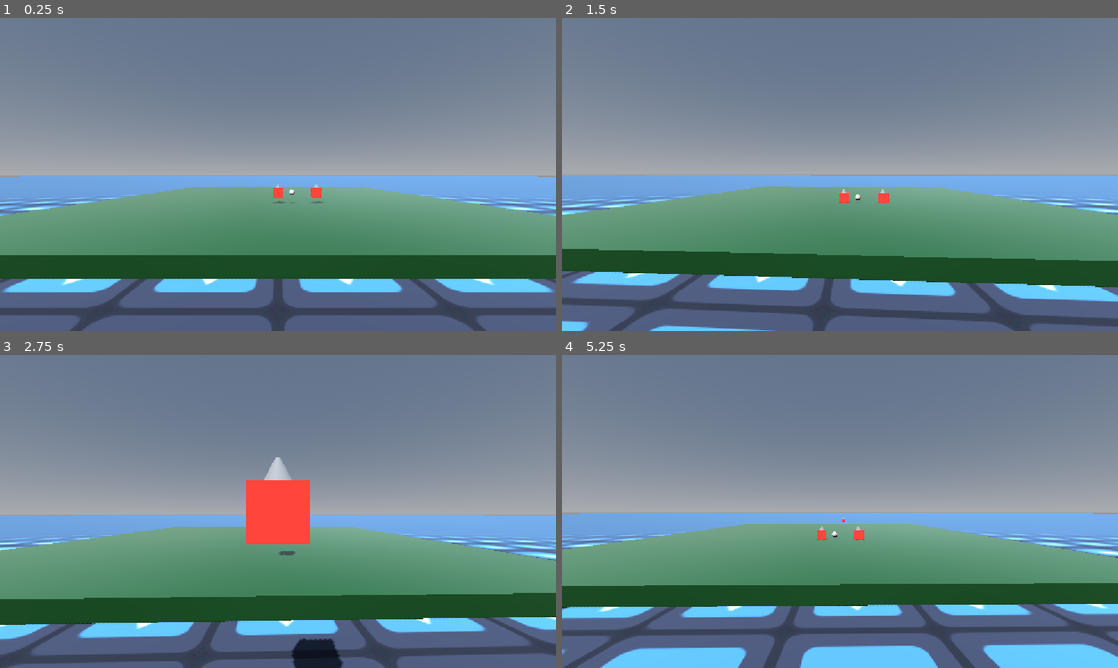
Above: before the commit, frames 1-4 (two rows, left to right).
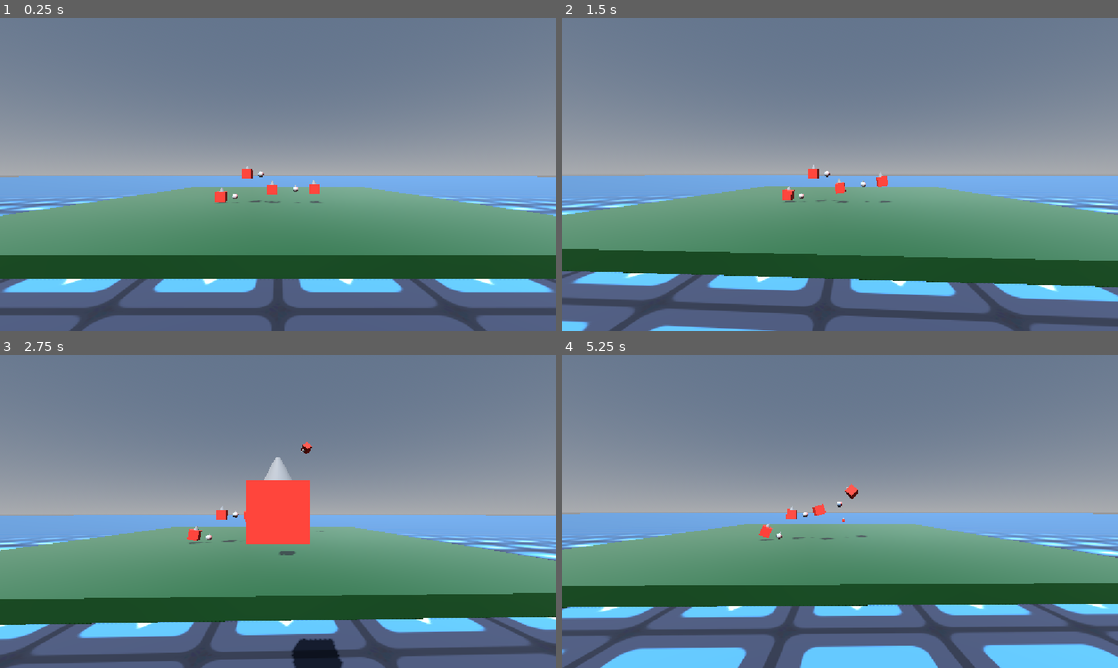
Above: after the commit, the same moments.

Repository: Deojee/new-betterer-hinges
Game: Godot game, scene res://scenes/world.tscn
The game is run twice, just before and just after one commit, with the same random seed, the same clock (stepped at 60 frames per second) and the same inputs. The engine's default icon, where the game draws it, is replaced by a stand-in: a white triangle on a blue panel in a dark square.
Inputs (mouse positions are in pixels of both pictures, inside the frame that each line leads up to):
- Up to frame 1 (0.25 s): no input
- Up to frame 2 (1.5 s): tap Enter at 0.5 s; move the mouse to (867, 174) at 0.52 s; hold Up (ui_up) from 0.53 s (still down); tap A (a) at 0.6 s; tap D (d) at 0.8, 1.35 s; move the mouse to (812, 174) at 1.27 s
- Up to frame 3 (2.75 s): keep holding Up (ui_up); tap E (e) at 1.55 s; move the mouse to (289, 505) at 2.02 s; hold E (e) from 2.03 s (still down); tap Q (q) at 2.3 s
- Up to frame 4 (5.25 s): keep holding Up (ui_up); move the mouse to (834, 517) at 2.77 s; release E (e) at 2.78 s; tap Q (q) at 2.85 s; tap S (s) at 3.05, 3.6 s; move the mouse to (878, 514) at 3.52 s; hold T (t) 3.53-4.28 s; move the mouse to (795, 508) at 4.27 s; tap T (t) at 4.35 s; tap W (w) at 4.55, 5.1 s; move the mouse to (845, 511) at 5.02 s

The runs differ from the first frame. In frame 1, 0.4% of the frame differs, in the area x 38-59%, y 47-60%; in frame 2, 0.5%, in the area x 39-60%, y 46-60%; in frame 3, 0.3%; in frame 4, 0.5%.

Commit message:
kinda seems like a pin joint

Diff:
--- a/scenes/world.tscn
+++ b/scenes/world.tscn
@@ -487,13 +487,31 @@
 size = Vector3(40, 1.2, 40)
 material = SubResource("StandardMaterial3D_7wv7s")
 
+[node name="box4" parent="otherBoxes" unique_id=1693290033 instance=ExtResource("2_aqk2v")]
+transform = Transform3D(1, 0, 0, 0, 1, 0, 0, 0, 1, 5.9735036, 2.022089, 30.752987)
+
+[node name="newPinJoint" parent="otherBoxes/box4" unique_id=313169436 node_paths=PackedStringArray("nodeA", "nodeB") instance=ExtResource("7_i7141")]
+transform = Transform3D(1, 0, 0, 0, 1, 0, 0, 0, 1, -1.446312, 0, 0)
+nodeA = NodePath("..")
+nodeB = NodePath("../../box3")
+
+[node name="box3" parent="otherBoxes" unique_id=268916370 instance=ExtResource("2_aqk2v")]
+transform = Transform3D(1, 0, 0, 0, 1, 0, 0, 0, 1, 3.2421622, 4.3782024, 30.752987)
+mass = 2000.0
+gravity_scale = 0.0
+
+[node name="newPinJoint" parent="otherBoxes/box3" unique_id=519761422 node_paths=PackedStringArray("nodeA", "nodeB") instance=ExtResource("7_i7141")]
+transform = Transform3D(1, 0, 0, 0, 1, 0, 0, 0, 1, -1.446312, 0, 0)
+nodeA = NodePath("..")
+nodeB = NodePath("../../box2")
+
+[node name="box2" parent="otherBoxes" unique_id=483130042 instance=ExtResource("2_aqk2v")]
+transform = Transform3D(1, 0, 0, 0, 1, 0, 0, 0, 1, 0.62390995, 2.7443676, 30.752987)
+
+[node name="newPinJoint" parent="otherBoxes/box2" unique_id=24786623 node_paths=PackedStringArray("nodeA", "nodeB") instance=ExtResource("7_i7141")]
+transform = Transform3D(1, 0, 0, 0, 1, 0, 0, 0, 1, -2.4513226, 0, 0)
+nodeA = NodePath("..")
+nodeB = NodePath("../../box")
+
 [node name="box" parent="otherBoxes" unique_id=1023913780 instance=ExtResource("2_aqk2v")]
-transform = Transform3D(1, 0, 0, 0, 1, 0, 0, 0, 1, 0, 2.7443676, 30.752987)
-
-[node name="newPinJoint" parent="otherBoxes/box" unique_id=24786623 node_paths=PackedStringArray("nodeA", "nodeB") instance=ExtResource("7_i7141")]
-transform = Transform3D(1, 0, 0, 0, 1, 0, 0, 0, 1, -1.446312, 0, 0)
-nodeA = NodePath("..")
-nodeB = NodePath("../../box2")
-
-[node name="box2" parent="otherBoxes" unique_id=483130042 instance=ExtResource("2_aqk2v")]
-transform = Transform3D(1, 0, 0, 0, 1, 0, 0, 0, 1, -4.0751724, 2.7443676, 30.752987)
+transform = Transform3D(1, 0, 0, 0, 1, 0, 0, 0, 1, -3.7912197, 2.7443676, 30.752987)
